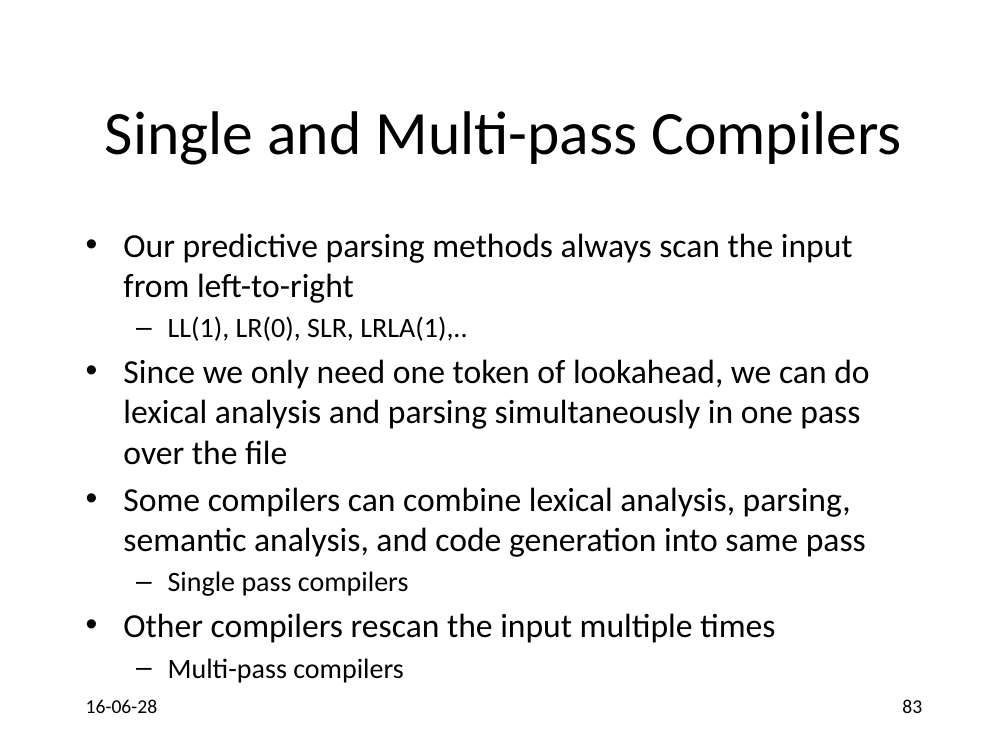
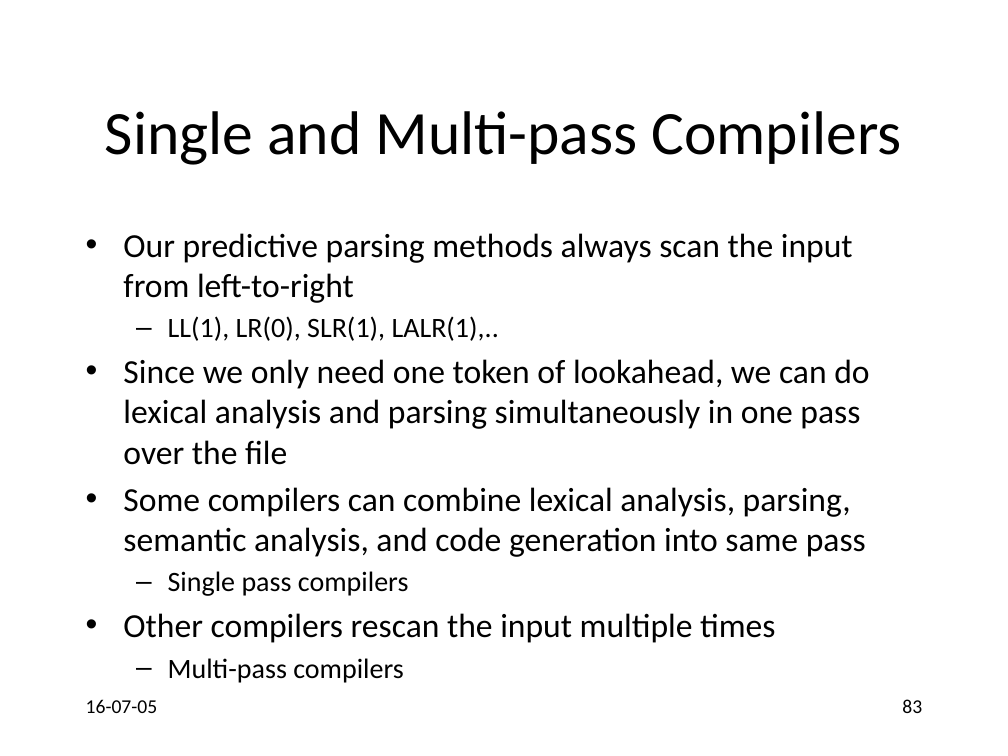
Before and after one commit to anoopsarkar/compilers-class, a slide deck: slide 83 of assets/ppt/codegen/semantics.pptx. Drawn at 1008x756 pixels with LibreOffice and Linux fonts; fonts in the diff are those of the drawing. Boxes give left, top, right and bottom in pixels: in the first picture for what was removed or moved away, otherwise in the second. Text is boxed around its words. In the diff, an @@ line names an element or a change of style, - is before the commit and + after.

```diff
--- a/assets/ppt/codegen/semantics.pptx
+++ b/assets/ppt/codegen/semantics.pptx
@@ text at box(168, 316, 499, 341): text changed @@
-  – LL(1), LR(0), SLR, LRLA(1),..
+  – LL(1), LR(0), SLR(1), LALR(1),..
@@ text at box(86, 699, 158, 713): text changed @@
-16-06-28
+16-07-05
```
Also in this commit, not shown: 112 other slides changed, 3 other files.
